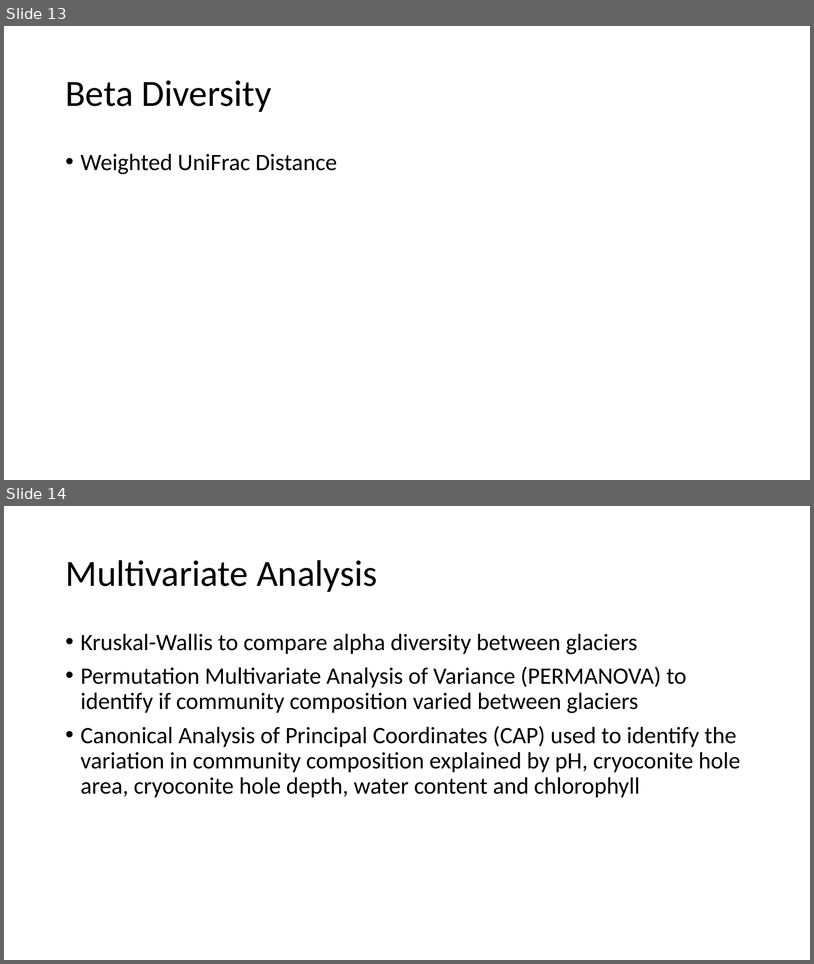
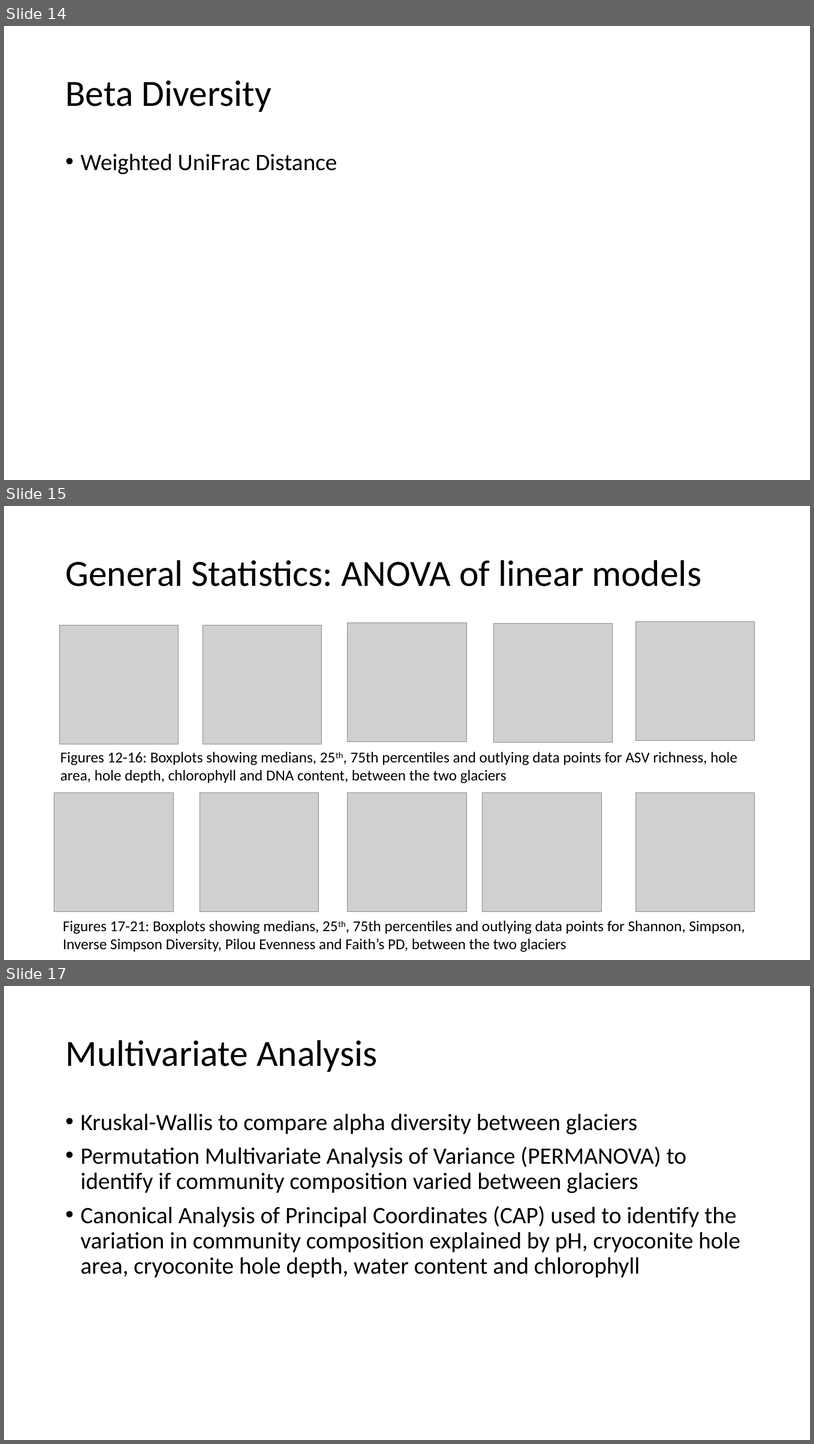
Before and after one commit to amysolman/PhD, a slide deck: Projects/Chapter1/community-assembly.pptx. Shown one above the other, each under a label of ours: slides 13 and 14 before the commit, slides 14, 15 and 17 after it; the slides between them are not shown. The pictures are 814x964 and 814x1444 pixels, drawn with LibreOffice and Linux fonts; fonts in the diff are those of the drawing; grey boxes stand for pictures. Boxes give left, top, right and bottom in pixels: in the first picture for what was removed or moved away, otherwise in the second. Text is boxed around its words. In the diff, an @@ line names an element or a change of style, - is before the commit and + after.

```diff
--- a/Projects/Chapter1/community-assembly.pptx
+++ b/Projects/Chapter1/community-assembly.pptx
@@ slide 15 added at (x1=4, y1=506, x2=810, y2=960), background #FFFFFF @@
@@ title added at (x1=65, y1=560, x2=702, y2=586), 44 pt, text #000000 @@
+General Statistics: ANOVA of linear models
@@ picture added at (x1=60, y1=625, x2=179, y2=744) @@
@@ picture added at (x1=203, y1=625, x2=322, y2=744) @@
@@ picture added at (x1=348, y1=623, x2=467, y2=742) @@
@@ picture added at (x1=494, y1=624, x2=613, y2=742) @@
@@ picture added at (x1=636, y1=622, x2=755, y2=741) @@
@@ text added at (x1=60, y1=751, x2=738, y2=783), 18 pt, text #000000 @@
+Figures 12-16: Boxplots showing medians, 25th, 75th percentiles and outlying data points for ASV richness, hole area, hole depth, chlorophyll and DNA content, between the two glaciers
@@ picture added at (x1=54, y1=793, x2=173, y2=912) @@
@@ picture added at (x1=200, y1=793, x2=319, y2=912) @@
@@ picture added at (x1=348, y1=793, x2=467, y2=912) @@
@@ picture added at (x1=483, y1=793, x2=602, y2=912) @@
@@ picture added at (x1=636, y1=793, x2=755, y2=912) @@
@@ text added at (x1=63, y1=920, x2=745, y2=952), 18 pt, text #000000 @@
+Figures 17-21: Boxplots showing medians, 25th, 75th percentiles and outlying data points for Shannon, Simpson, Inverse Simpson Diversity, Pilou Evenness and Faith’s PD, between the two glaciers
@@ what was slide 13 is now slide 14 @@
@@ what was slide 14 is now slide 17 @@
```
Also in this commit, not shown: 1 slide changed, 4 other slides added, 2 slides removed, 38 other files.
